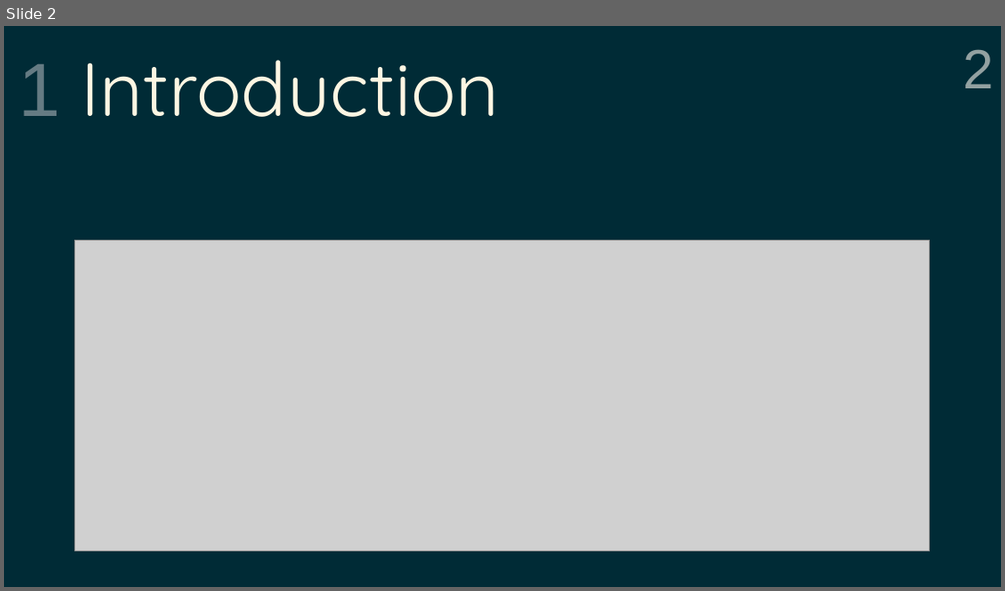
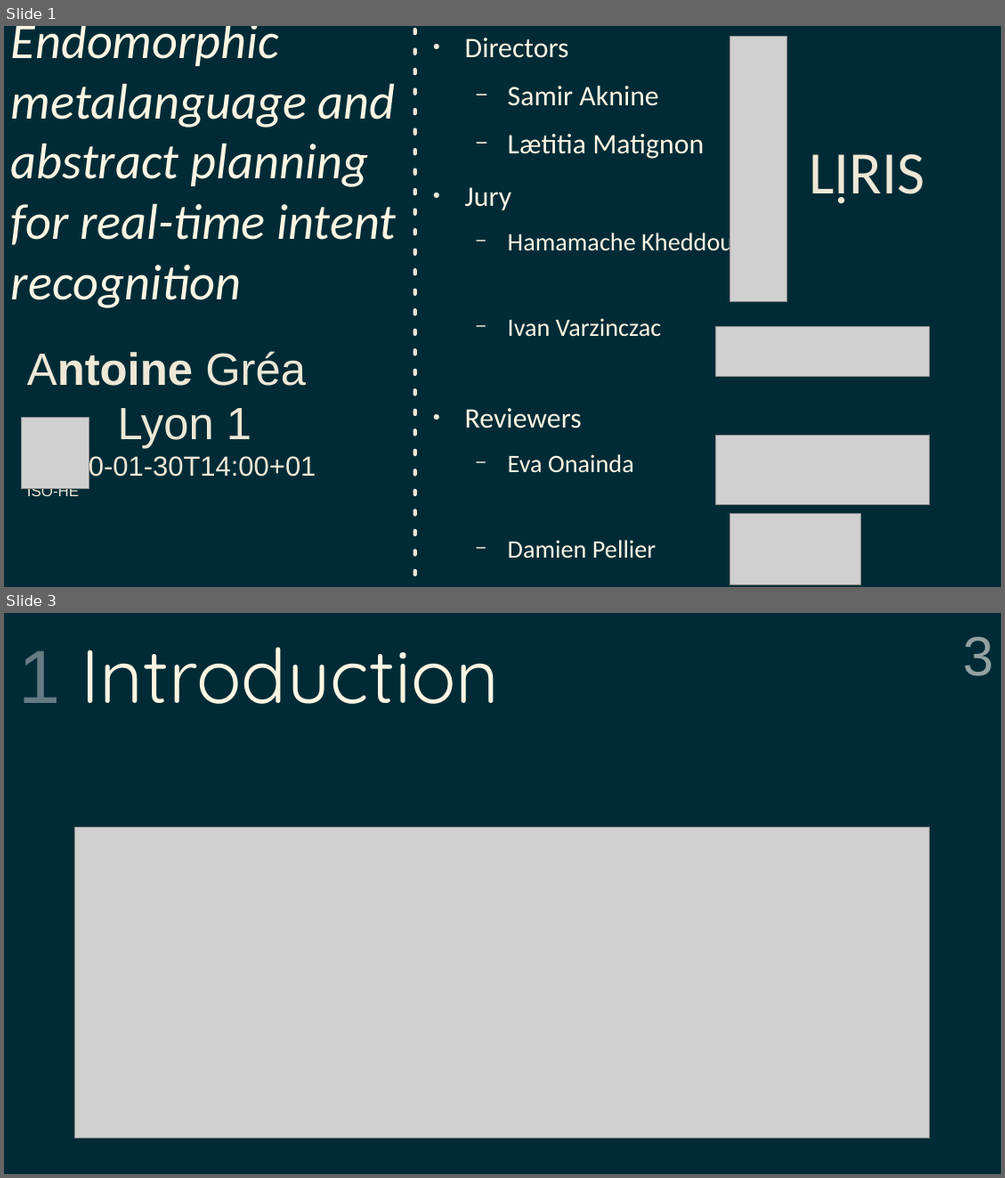
Before and after one commit to grea09/gennio, a slide deck: doc/defense.odp. Shown one above the other, each under a label of ours: slide 2 before the commit, slides 1 and 3 after it; the slides between them are not shown. The pictures are 1005x591 and 1005x1178 pixels, drawn with LibreOffice and Linux fonts; fonts in the diff are those of the drawing; grey boxes stand for pictures. Boxes give left, top, right and bottom in pixels: in the first picture for what was removed or moved away, otherwise in the second. Text is boxed around its words. In the diff, an @@ line names an element or a change of style, - is before the commit and + after.

```diff
--- a/doc/defense.odp
+++ b/doc/defense.odp
@@ slide 1 added at (4, 26, 1001, 587), background #002B36 @@
@@ title added at (11, 26, 396, 308), 40 pt, text #FDF6E3, italic @@
+Endomorphic metalanguage and abstract planning for real-time intent recognition
@@ line added from (414, 30) to (414, 574), #EEE8D5 3 pt @@
@@ text added at (465, 38, 749, 557), 20 pt, text #FDF6E3 @@
+● Directors
+  − Samir Aknine
+  − Lætitia Matignon
+● Jury
+  − Hamamache Kheddouci
+  − Ivan Varzinczac
+● Reviewers
+  − Eva Onainda
+  − Damien Pellier
@@ picture added at (730, 36, 787, 301) @@
@@ text added at (809, 154, 924, 204), 48 pt, text #EEE8D5 @@
+LỊRIS
@@ picture added at (716, 326, 930, 376) @@
@@ text added at (27, 351, 316, 496), 22 pt, text #EEE8D5 @@
+Antoine Gréa
+Lyon 1
+12020-01-30T14:00+01
+ISO-HE
@@ picture added at (22, 418, 90, 489) @@
@@ picture added at (716, 435, 930, 506) @@
@@ picture added at (730, 514, 860, 585) @@
@@ what was slide 2 is now slide 3 @@
@@ page number at (963, 636, 994, 676): text changed @@
-2
+3
```
Also in this commit, not shown: 5 slides changed, 2 other slides added, 2 slides removed, 2 other files.
